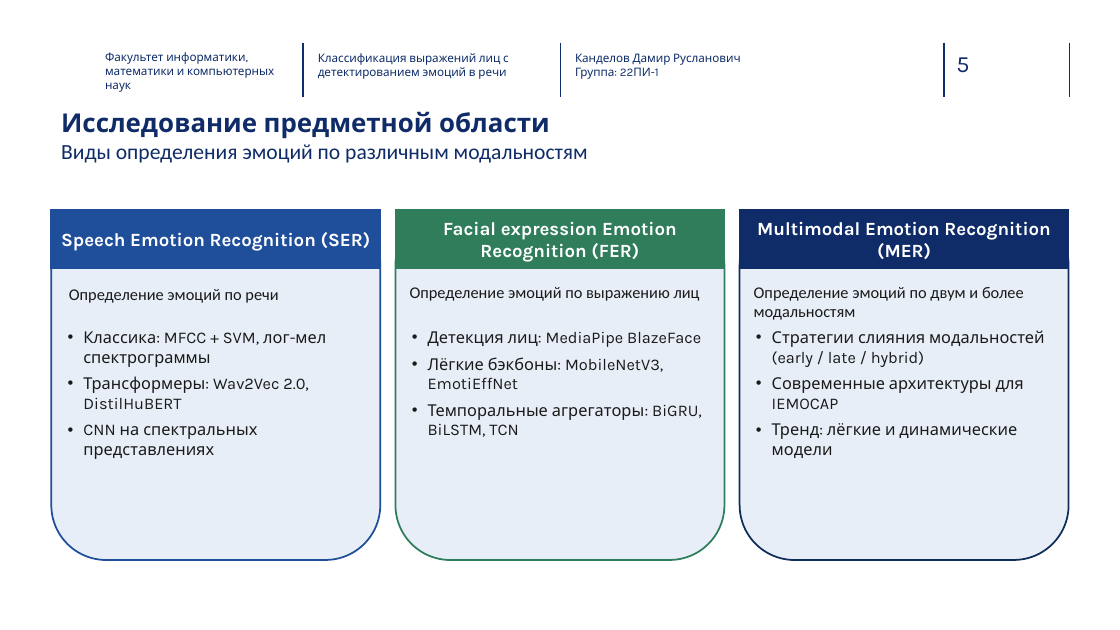
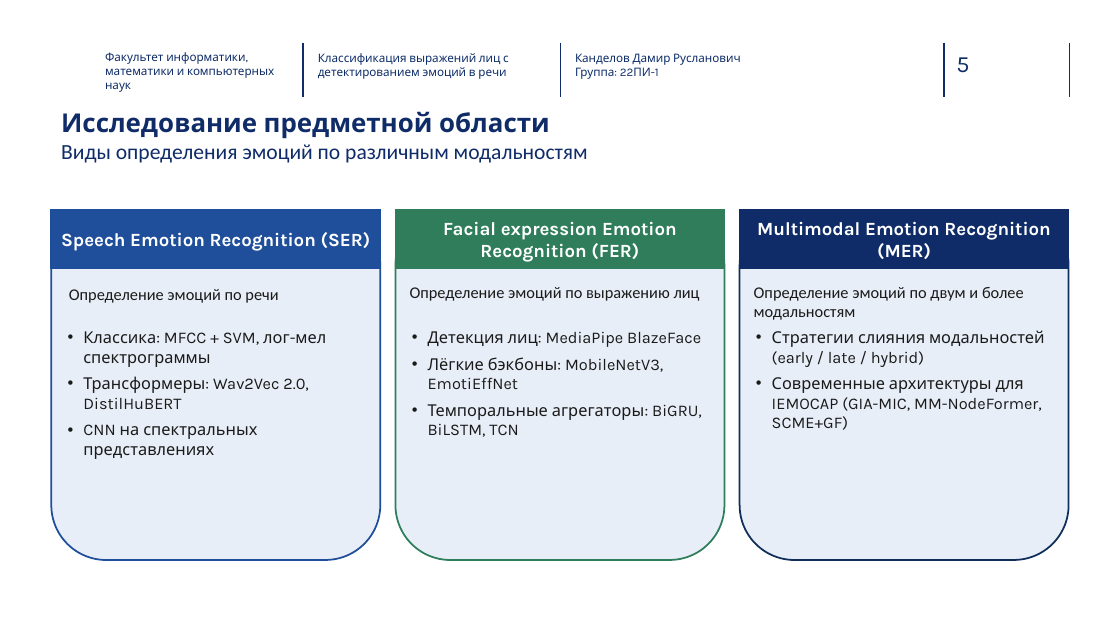
Before and after one commit to Kaparya/Classification-of-Facial-Expressions, a slide deck: slide 5 of Diploma_presentation.pptx. Drawn at 1120x630 pixels with LibreOffice and Linux fonts; fonts in the diff are those of the drawing; background and template pictures are left out. Boxes give left, top, right and bottom in pixels: in the first picture for what was removed or moved away, otherwise in the second. Text is boxed around its words. In the diff, an @@ line names an element or a change of style, - is before the commit and + after.

```diff
--- a/Diploma_presentation.pptx
+++ b/Diploma_presentation.pptx
@@ text at (x1=772, y1=377, x2=1042, y2=430): text changed @@
-• Современные архитектуры для IEMOCAP
-• Тренд: лёгкие и динамические модели
+• Современные архитектуры для IEMOCAP (GIA-MIC, MM-NodeFormer, SCME+GF)
```
Also in this commit, not shown: 6 other slides changed, 2 slides added, 1 other file.
